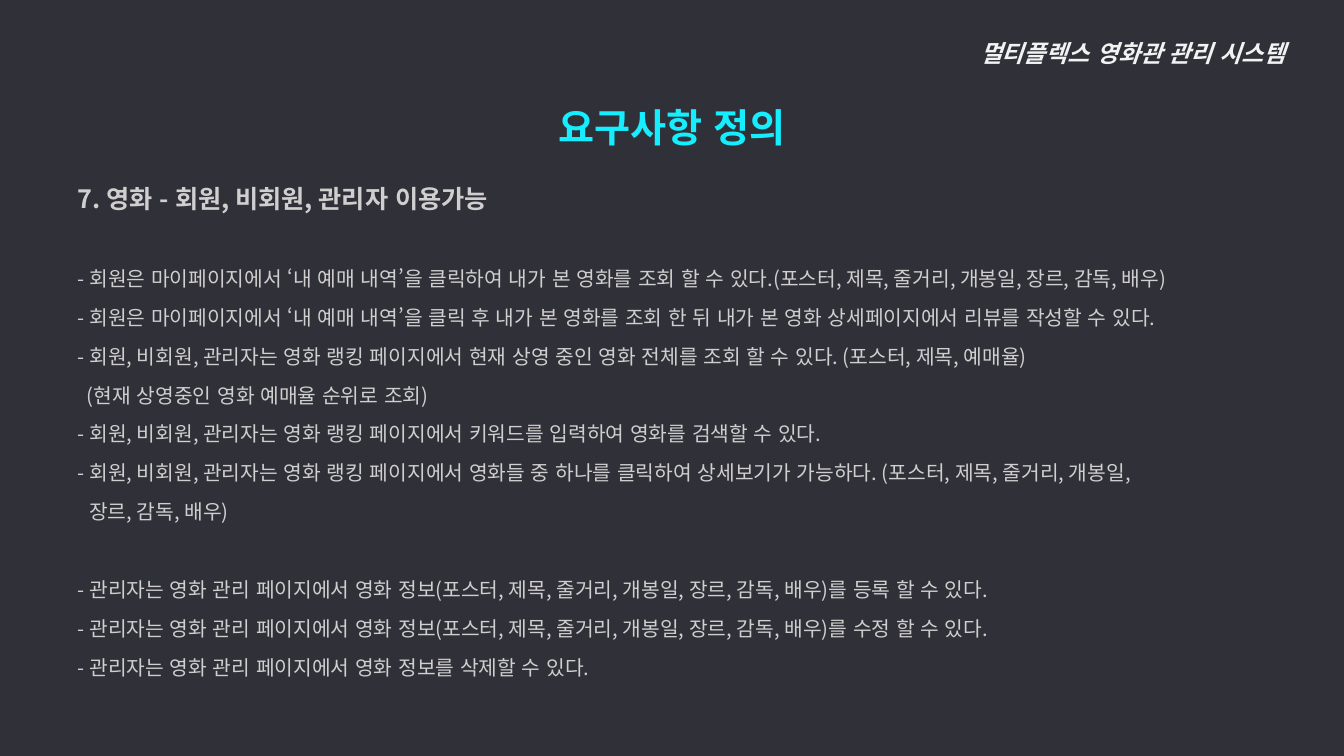
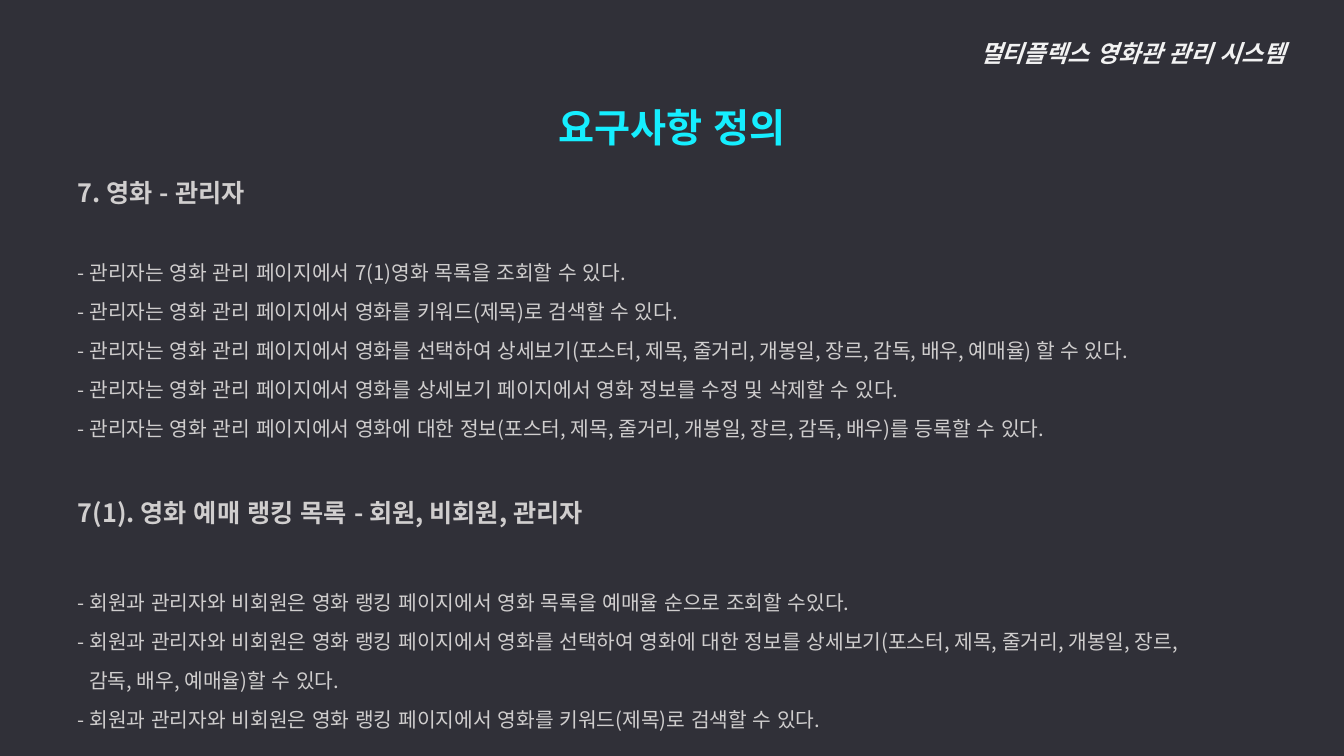
Before and after one commit to ywc-412/MultiplexTeamProject, a slide deck: slide 15 of 2조 시스템개요, 요구사항 정의.pptx. Drawn at 1344x756 pixels with LibreOffice and Linux fonts; fonts in the diff are those of the drawing. Boxes give left, top, right and bottom in pixels: in the first picture for what was removed or moved away, otherwise in the second. Text is boxed around its words. In the diff, an @@ line names an element or a change of style, - is before the commit and + after.

```diff
--- a/2조 시스템개요, 요구사항 정의.pptx
+++ b/2조 시스템개요, 요구사항 정의.pptx
@@ text at (78, 181, 1178, 731): text changed @@
-  7. 영화 - 회원, 비회원, 관리자 이용가능
-  - 회원은 마이페이지에서 ‘내 예매 내역’을 클릭하여 내가 본 영화를 조회 할 수 있다.(포스터, 제목, 줄거리, 개봉일, 장르, 감독, 배우)
-  - 회원은 마이페이지에서 ‘내 예매 내역’을 클릭 후 내가 본 영화를 조회 한 뒤 내가 본 영화 상세페이지에서 리뷰를 작성할 수 있다.
-  - 회원, 비회원, 관리자는 영화 랭킹 페이지에서 현재 상영 중인 영화 전체를 조회 할 수 있다. (포스터, 제목, 예매율)
-  (현재 상영중인 영화 예매율 순위로 조회)
-  - 회원, 비회원, 관리자는 영화 랭킹 페이지에서 키워드를 입력하여 영화를 검색할 수 있다.
-  - 회원, 비회원, 관리자는 영화 랭킹 페이지에서 영화들 중 하나를 클릭하여 상세보기가 가능하다. (포스터, 제목, 줄거리, 개봉일,
-  장르, 감독, 배우)
-  - 관리자는 영화 관리 페이지에서 영화 정보(포스터, 제목, 줄거리, 개봉일, 장르, 감독, 배우)를 등록 할 수 있다.
-  - 관리자는 영화 관리 페이지에서 영화 정보(포스터, 제목, 줄거리, 개봉일, 장르, 감독, 배우)를 수정 할 수 있다.
-  - 관리자는 영화 관리 페이지에서 영화 정보를 삭제할 수 있다.
+  7. 영화 - 관리자
+  - 관리자는 영화 관리 페이지에서 7(1)영화 목록을 조회할 수 있다.
+  - 관리자는 영화 관리 페이지에서 영화를 키워드(제목)로 검색할 수 있다.
+  - 관리자는 영화 관리 페이지에서 영화를 선택하여 상세보기(포스터, 제목, 줄거리, 개봉일, 장르, 감독, 배우, 예매율) 할 수 있다.
+  - 관리자는 영화 관리 페이지에서 영화를 상세보기 페이지에서 영화 정보를 수정 및 삭제할 수 있다.
+  - 관리자는 영화 관리 페이지에서 영화에 대한 정보(포스터, 제목, 줄거리, 개봉일, 장르, 감독, 배우)를 등록할 수 있다.
+  7(1). 영화 예매 랭킹 목록 - 회원, 비회원, 관리자
+  - 회원과 관리자와 비회원은 영화 랭킹 페이지에서 영화 목록을 예매율 순으로 조회할 수있다.
+  - 회원과 관리자와 비회원은 영화 랭킹 페이지에서 영화를 선택하여 영화에 대한 정보를 상세보기(포스터, 제목, 줄거리, 개봉일, 장르,
+  감독, 배우, 예매율)할 수 있다.
+  - 회원과 관리자와 비회원은 영화 랭킹 페이지에서 영화를 키워드(제목)로 검색할 수 있다.
```
Also in this commit, not shown: 13 other slides changed, 2 slides added.
